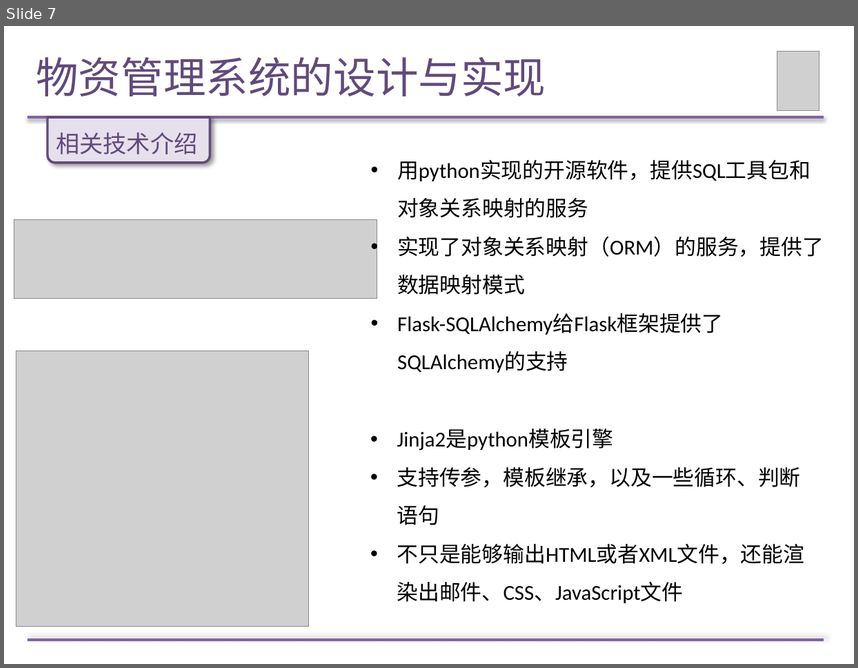
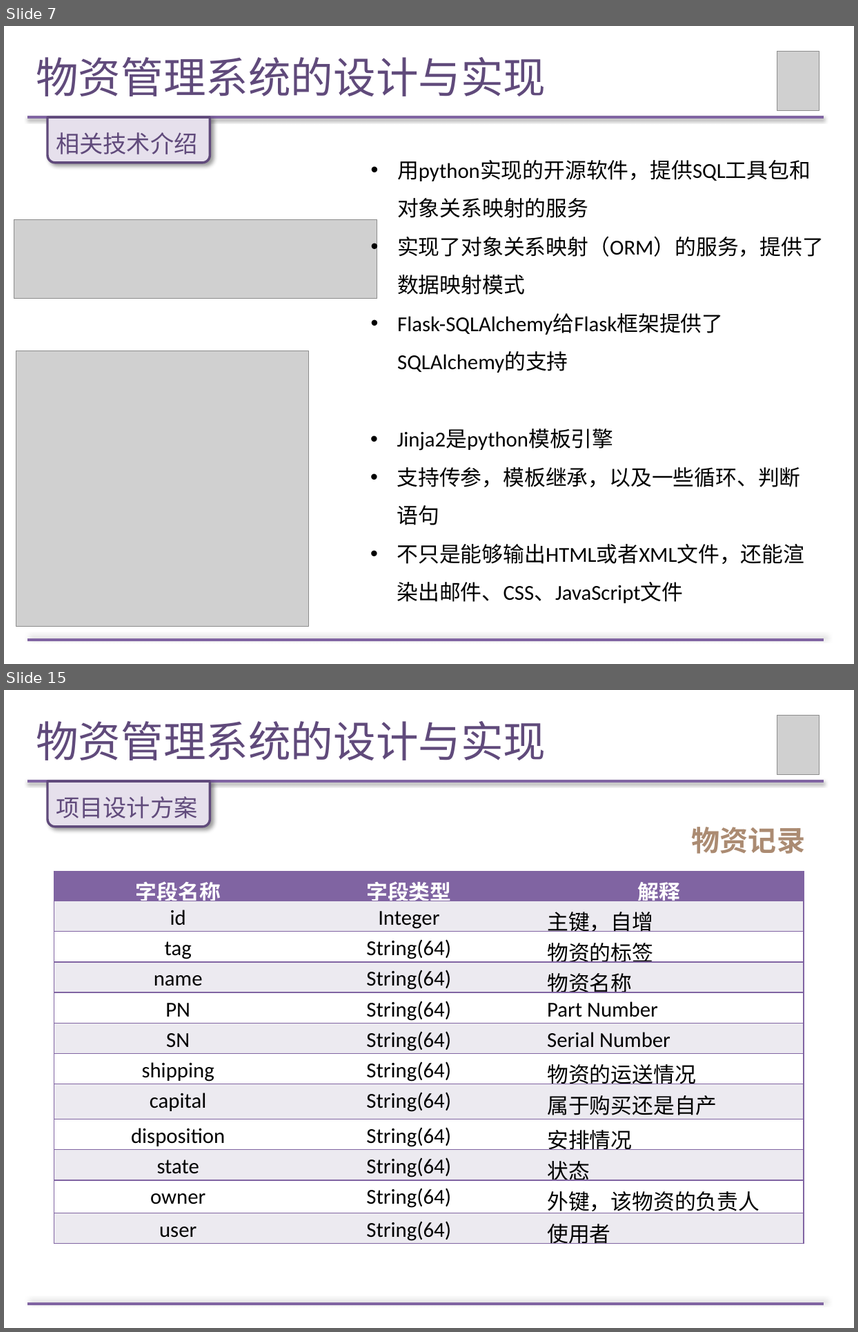
Before and after one commit to Wendy-Wu/LM-paper, a slide deck: 论文答辩PPT.pptx. Shown one above the other, each under a label of ours: slide 7 before the commit, slides 7 and 15 after it; the slides between them are not shown. The pictures are 858x668 and 858x1332 pixels, drawn with LibreOffice and Linux fonts; fonts in the diff are those of the drawing; grey boxes stand for pictures. Boxes give left, top, right and bottom in pixels: in the first picture for what was removed or moved away, otherwise in the second. Text is boxed around its words. In the diff, an @@ line names an element or a change of style, - is before the commit and + after.

```diff
--- a/论文答辩PPT.pptx
+++ b/论文答辩PPT.pptx
@@ slide 15 added at box(4, 690, 854, 1328), background #FFFFFF @@
@@ title added at box(36, 721, 546, 760), 36 pt, text #604A7B @@
+物资管理系统的设计与实现
@@ picture added at box(777, 716, 819, 775) @@
@@ line added from (27, 781) to (824, 781), #8064A2 2 pt @@
@@ round same rect added at box(47, 781, 210, 826), fill #E6E0EC, outline #604A7B 2 pt @@
@@ text added at box(56, 796, 198, 818), 20 pt, text #604A7B @@
+项目设计方案
@@ text added at box(692, 827, 805, 854), 24 pt, text #AB8B72, bold @@
+物资记录
@@ table added at box(54, 871, 804, 1246), 12 rows, 3 columns @@
+字段名称 | 字段类型 | 解释
+id | Integer | 主键，自增
+tag | String(64) | 物资的标签
+name | String(64) | 物资名称
+PN | String(64) | Part Number
+SN | String(64) | Serial Number
+shipping | String(64) | 物资的运送情况
+capital | String(64) | 属于购买还是自产
+disposition | String(64) | 安排情况
+state | String(64) | 状态
+owner | String(64) | 外键，该物资的负责人
+user | String(64) | 使用者
@@ line added from (27, 1303) to (824, 1303), #8064A2 2 pt @@
```
Also in this commit, not shown: 1 slide changed, 15 other slides added.
